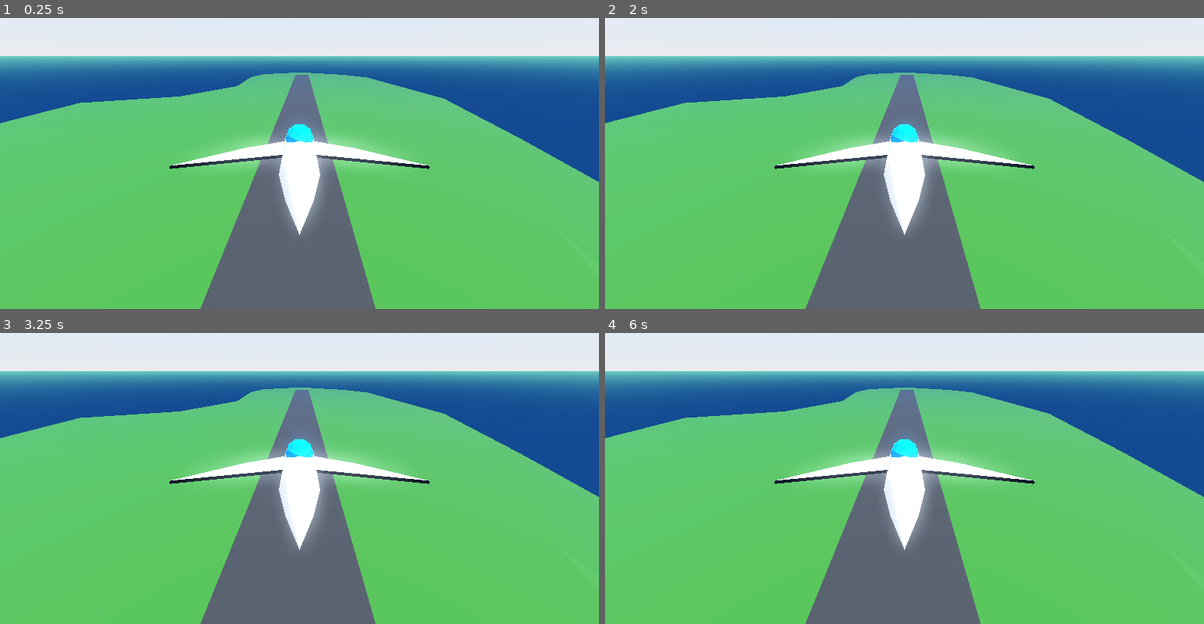
Above: before the commit, frames 1-4 (two rows, left to right).
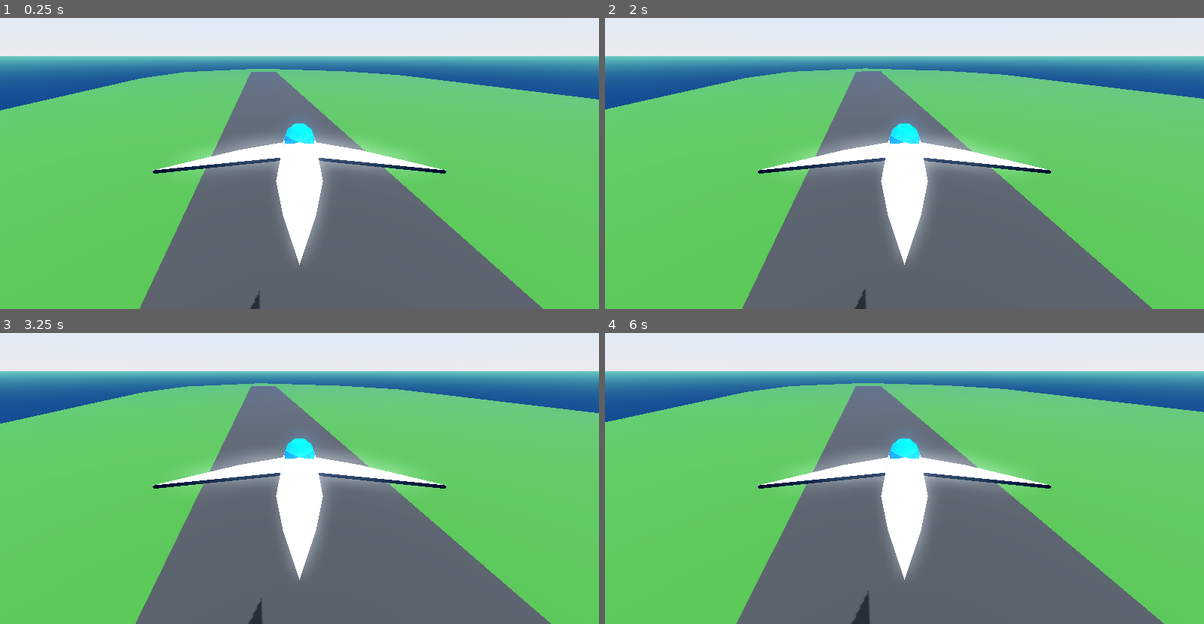
Above: after the commit, the same moments.

Repository: CLMagnus/Aileron
Game: Godot game, scene res://scenes/test_area.tscn
Two runs of this game, one before a commit and one after it. Both use one fixed random seed, a clock stepped at 60 frames per second and the inputs below.
Inputs:
- Up to frame 1 (0.25 s): no input
- Up to frame 2 (2 s): tap Enter at 0.5 s; tap Space at 1.25 s
- Up to frame 3 (3.25 s): tap Enter at 2.75 s
- Up to frame 4 (6 s): tap Space at 5.75 s

The runs differ from the first frame. In frame 1, 26% of the frame differs, in the area x 0-100%, y 17-100%; in frame 2, 26%; in frame 3, 27%; in frame 4, 28%.

Commit message:
did some stuff idk

Diff:
--- a/scenes/GenericPlane.gd
+++ b/scenes/GenericPlane.gd
@@ -1,9 +1,29 @@
 extends CharacterBody3D
 
+# X = Pitch
+# Y = Yaw
+# Z = Roll
+
 #Rotational velocity
-var rotVelocity = Vector3(0.0 ,0.0 ,0.0)
+var rotVelocity = Vector3(0.0, 0.0, 0.0)
+var thrust = 1.0
+
+# Get the gravity from the project settings to be synced with RigidBody nodes.
+var gravity = ProjectSettings.get_setting("physics/3d/default_gravity")
 
 func _physics_process(delta):
 	var yaw = Input.get_axis("Yaw+","Yaw-")
 	var pitch = Input.get_axis("Pitch+","Pitch-")
 	var roll = Input.get_axis("Roll+","Roll-")
+
+	var direction = Vector3(0, 0, 0)
+
+	velocity.x = direction.x * thrust
+	velocity.y = direction.y * thrust
+	velocity.z = direction.z * thrust
+
+	#Apply gravity if not on floor
+	if not is_on_floor():
+		velocity.y -= gravity * delta
+
+	move_and_slide()
--- /dev/null
+++ b/scenes/camera.gd
@@ -0,0 +1,7 @@
+extends SpringArm3D
+
+@onready var plane = get_node("../CharacterBody3D")
+
+# Called every frame. 'delta' is the elapsed time since the previous frame.
+func _process(delta):
+	transform.origin = plane.transform.origin + Vector3(0, 3 , 5)
--- a/scenes/generic_plane.tscn
+++ b/scenes/plane.tscn
@@ -1,13 +1,17 @@
-[gd_scene load_steps=13 format=3 uid="uid://dt0lm6rb0xwqv"]
-
-[ext_resource type="Script" path="res://scenes/GenericPlane.gd" id="1_2iobh"]
+[gd_scene load_steps=14 format=3 uid="uid://cnxxtw8pukrdt"]
+
+[ext_resource type="Script" path="res://scenes/GenericPlane.gd" id="1_7cea0"]
+[ext_resource type="Script" path="res://scenes/camera.gd" id="1_njk2w"]
+
+[sub_resource type="SeparationRayShape3D" id="SeparationRayShape3D_cjy6p"]
 
 [sub_resource type="StandardMaterial3D" id="StandardMaterial3D_qyk6s"]
 resource_name = "Material.001"
 cull_mode = 2
 vertex_color_use_as_albedo = true
-albedo_color = Color(0, 0, 0, 1)
-roughness = 0.5
+albedo_color = Color(0.270588, 0.270588, 0.270588, 1)
+metallic = 1.0
+roughness = 0.0
 
 [sub_resource type="StandardMaterial3D" id="StandardMaterial3D_ub6e5"]
 resource_name = "Material"
@@ -158,42 +162,43 @@
 blend_shape_mode = 0
 shadow_mesh = SubResource("ArrayMesh_gu86m")
 
-[sub_resource type="SeparationRayShape3D" id="SeparationRayShape3D_3krp8"]
-
-[sub_resource type="ConcavePolygonShape3D" id="ConcavePolygonShape3D_7vjt7"]
+[sub_resource type="ConcavePolygonShape3D" id="ConcavePolygonShape3D_yyg7t"]
 data = PackedVector3Array(0.7071, 0, -0.7071, 1, 5.2348, 0, 1, 0, 0, 0.7071, 0, -0.7071, 0.7071, 5.2348, -0.7071, 1, 5. …(3765 unchanged characters)…
 
-[node name="GenericPlane" type="CharacterBody3D"]
-script = ExtResource("1_2iobh")
-
-[node name="Model" type="Node3D" parent="."]
-editor_description = "Probably not the best way to do this"
-transform = Transform3D(-4.37114e-08, 0, -1, 0, 1, 0, 1, 0, -4.37114e-08, 0, 0, -3.2332)
-
-[node name="Circle" type="MeshInstance3D" parent="Model"]
-transform = Transform3D(0, 1, 0, -1, 0, 0, 0, 0, 1, 0, 0, 0)
-mesh = SubResource("ArrayMesh_ej1w2")
-skeleton = NodePath("")
-
-[node name="Plane" type="MeshInstance3D" parent="Model"]
-transform = Transform3D(1, 0, 0, 0, 1, 0, 0, 0, 1, -1.09463, -0.463421, 0)
-mesh = SubResource("ArrayMesh_bibjy")
-skeleton = NodePath("")
-
-[node name="Icosphere" type="MeshInstance3D" parent="Model"]
-transform = Transform3D(1.844, 0, 0, 0, 1, 0, 0, 0, 1, 1.816, 0.604134, 0)
-mesh = SubResource("ArrayMesh_2mqob")
-skeleton = NodePath("")
+[node name="plane" type="Node3D"]
 
 [node name="SpringArm3D" type="SpringArm3D" parent="."]
 transform = Transform3D(1, 0, 0, 0, 0.932292, 0.361706, 0, -0.361706, 0.932292, 0, 3.39919, 6.20876)
-shape = SubResource("SeparationRayShape3D_3krp8")
+shape = SubResource("SeparationRayShape3D_cjy6p")
 spring_length = 5.503
+script = ExtResource("1_njk2w")
 
 [node name="Camera3D" type="Camera3D" parent="SpringArm3D"]
 transform = Transform3D(1, 0, 0, 0, 1, 0, 0, 0, 1, 0, -0.0352569, 6.00852)
 current = true
 
-[node name="CollisionShape3D" type="CollisionShape3D" parent="."]
+[node name="CharacterBody3D" type="CharacterBody3D" parent="."]
+script = ExtResource("1_7cea0")
+
+[node name="Model" type="Node3D" parent="CharacterBody3D"]
+editor_description = "Probably not the best way to do this"
+transform = Transform3D(-4.37114e-08, 0, -1, 0, 1, 0, 1, 0, -4.37114e-08, 0, 0, -3.2332)
+
+[node name="Circle" type="MeshInstance3D" parent="CharacterBody3D/Model"]
+transform = Transform3D(0, 1, 0, -1, 0, 0, 0, 0, 1, 0, 0, 0)
+mesh = SubResource("ArrayMesh_8bf3u")
+skeleton = NodePath("")
+
+[node name="Plane" type="MeshInstance3D" parent="CharacterBody3D/Model"]
+transform = Transform3D(1, 0, 0, 0, 1, 0, 0, 0, 1, -1.09463, -0.463421, 0)
+mesh = SubResource("ArrayMesh_fyvvb")
+skeleton = NodePath("")
+
+[node name="Icosphere" type="MeshInstance3D" parent="CharacterBody3D/Model"]
+transform = Transform3D(1.844, 0, 0, 0, 1, 0, 0, 0, 1, 1.816, 0.604134, 0)
+mesh = SubResource("ArrayMesh_hhlqp")
+skeleton = NodePath("")
+
+[node name="CollisionShape3D" type="CollisionShape3D" parent="CharacterBody3D"]
 transform = Transform3D(0, -4.37114e-08, -1, -1, 0, 0, 0, 1, -4.37114e-08, 0, 0, -3.2332)
-shape = SubResource("ConcavePolygonShape3D_7vjt7")
+shape = SubResource("ConcavePolygonShape3D_yyg7t")
--- a/scenes/test_area.tscn
+++ b/scenes/test_area.tscn
@@ -1,6 +1,6 @@
 [gd_scene load_steps=13 format=3 uid="uid://d34mtrloy36vh"]
 
-[ext_resource type="PackedScene" uid="uid://dt0lm6rb0xwqv" path="res://scenes/generic_plane.tscn" id="1_rrv27"]
+[ext_resource type="PackedScene" uid="uid://cnxxtw8pukrdt" path="res://scenes/plane.tscn" id="1_2pbk0"]
 
 [sub_resource type="ProceduralSkyMaterial" id="ProceduralSkyMaterial_fplvi"]
 sky_top_color = Color(0.698039, 0.823529, 1, 1)
@@ -124,10 +124,10 @@
 mesh = SubResource("ArrayMesh_cohtw")
 skeleton = NodePath("")
 
-[node name="StaticBody3D2" type="StaticBody3D" parent="Island/Plane"]
+[node name="StaticBody3D" type="StaticBody3D" parent="Island/Plane"]
 
-[node name="CollisionShape3D" type="CollisionShape3D" parent="Island/Plane/StaticBody3D2"]
-shape = SubResource("ConcavePolygonShape3D_fxeso")
+[node name="CollisionShape3D" type="CollisionShape3D" parent="Island/Plane/StaticBody3D"]
+shape = SubResource("ConcavePolygonShape3D_thght")
 
-[node name="GenericPlane" parent="." instance=ExtResource("1_rrv27")]
-transform = Transform3D(0.982199, 0, 0.187844, 0, 1, 0, -0.187844, 0, 0.982199, 45.66, 32.4303, 231.94)
+[node name="plane" parent="." instance=ExtResource("1_2pbk0")]
+transform = Transform3D(1, 0, 0, 0, 1, 0, 0, 0, 1, 0, 11.6102, 0)
Not shown: 3 places in scenes/plane.tscn that only renumber resources
Not shown: 1 places in scenes/test_area.tscn that only renumber resources
